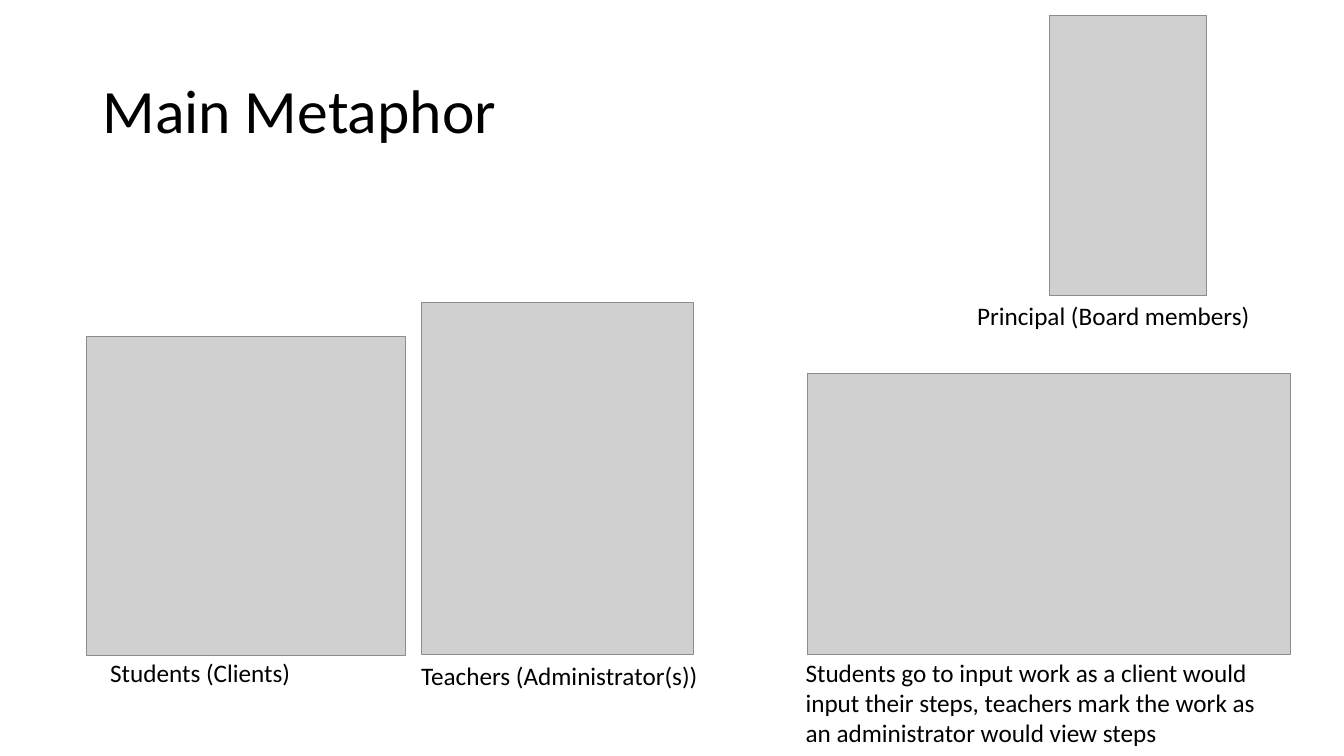
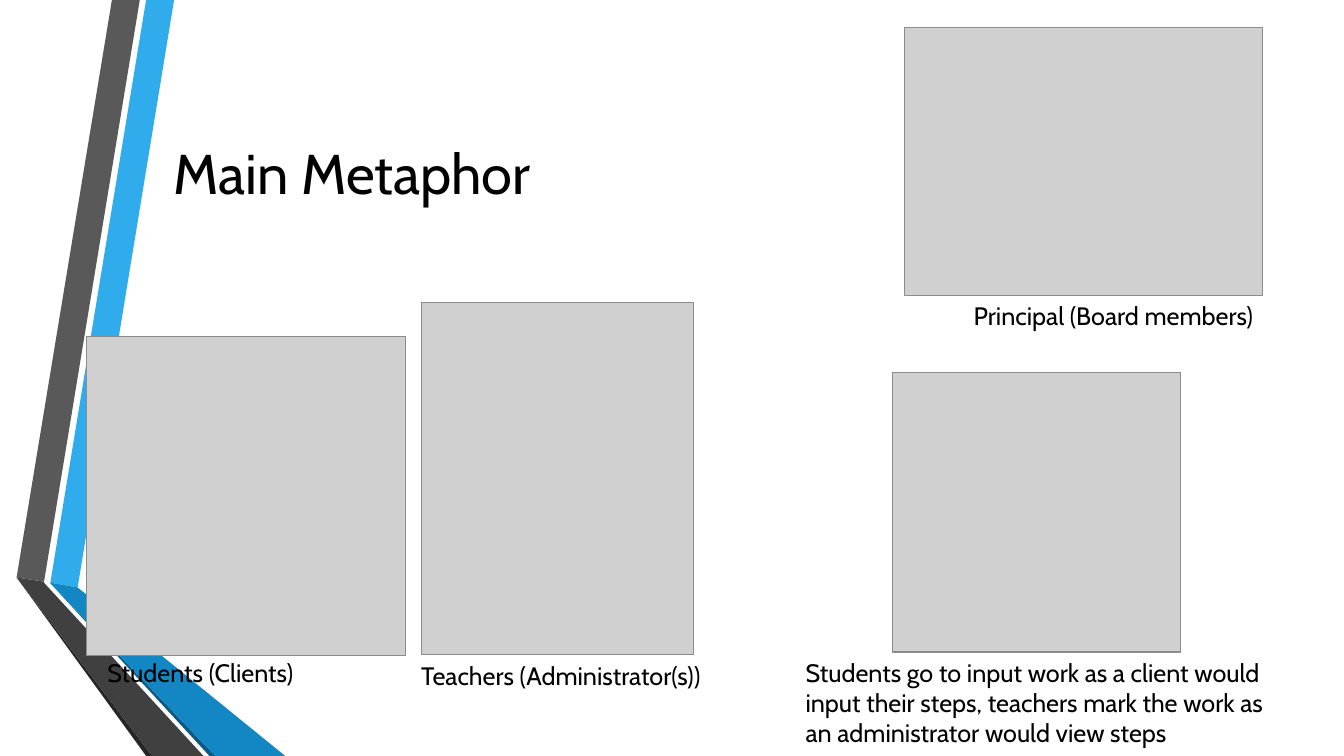
Before and after one commit to amirbukhari/HPS, a slide deck: slide 5 of Main Metaphor.pptx (slide 2 before the commit). Drawn at 1344x756 pixels with LibreOffice and Linux fonts; fonts in the diff are those of the drawing; grey boxes stand for pictures; background and template pictures are left out. Boxes give left, top, right and bottom in pixels: in the first picture for what was removed or moved away, otherwise in the second. Text is boxed around its words. In the diff, an @@ line names an element or a change of style, - is before the commit and + after.

```diff
--- a/Main Metaphor.pptx
+++ b/Main Metaphor.pptx
@@ picture added at box(905, 27, 1263, 295) @@
@@ picture removed at box(1050, 16, 1208, 296) @@
@@ title "Main Metaphor": place and size @@
-title "Main Metaphor" at box(102, 90, 496, 143)
+title "Main Metaphor" at box(174, 152, 530, 207)
@@ title "Main Metaphor" at box(174, 152, 530, 207): size 44 to 40 pt, font Calibri to Cabin; line spacing 0.9 to 1 @@
@@ font Calibri to Cabin in 4 elements at box(107, 661, 293, 688), box(806, 663, 1263, 748), box(421, 666, 701, 689), box(974, 306, 1253, 331) @@
@@ picture: place and size @@
-picture at box(808, 373, 1291, 654)
+picture at box(893, 372, 1181, 651)
@@ group added at box(16, 0, 285, 756): 6 freeform shapes @@
```
Also in this commit, not shown: 4 other slides changed, 4 slides added, 3 other files.
